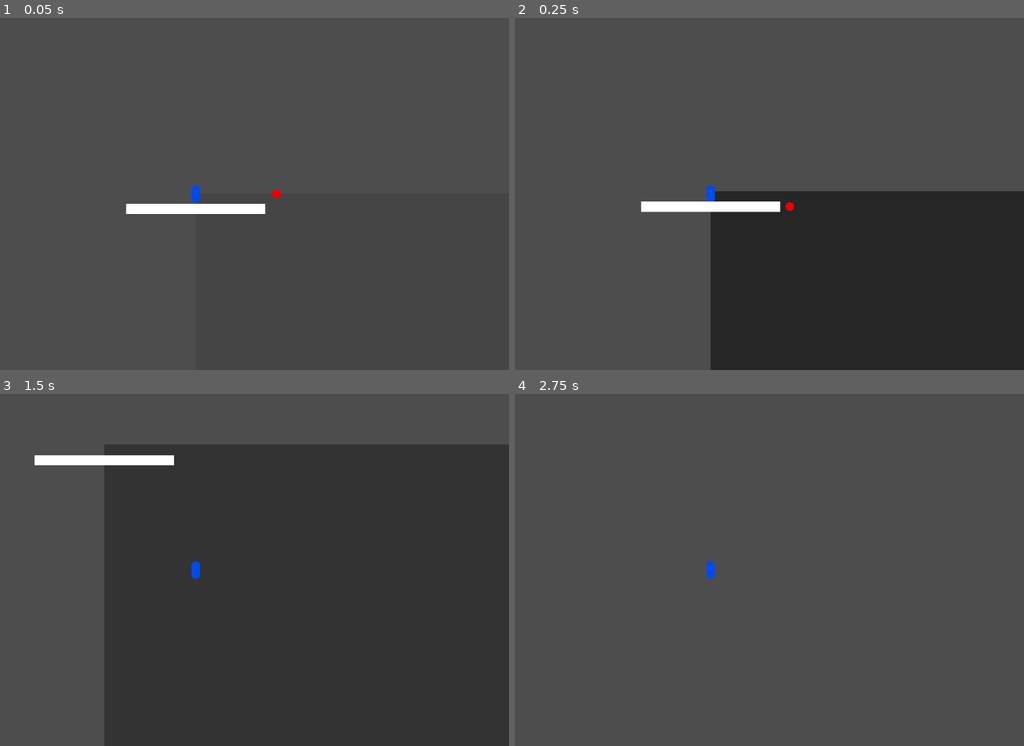
Above: before the commit, frames 1-4 (two rows, left to right).
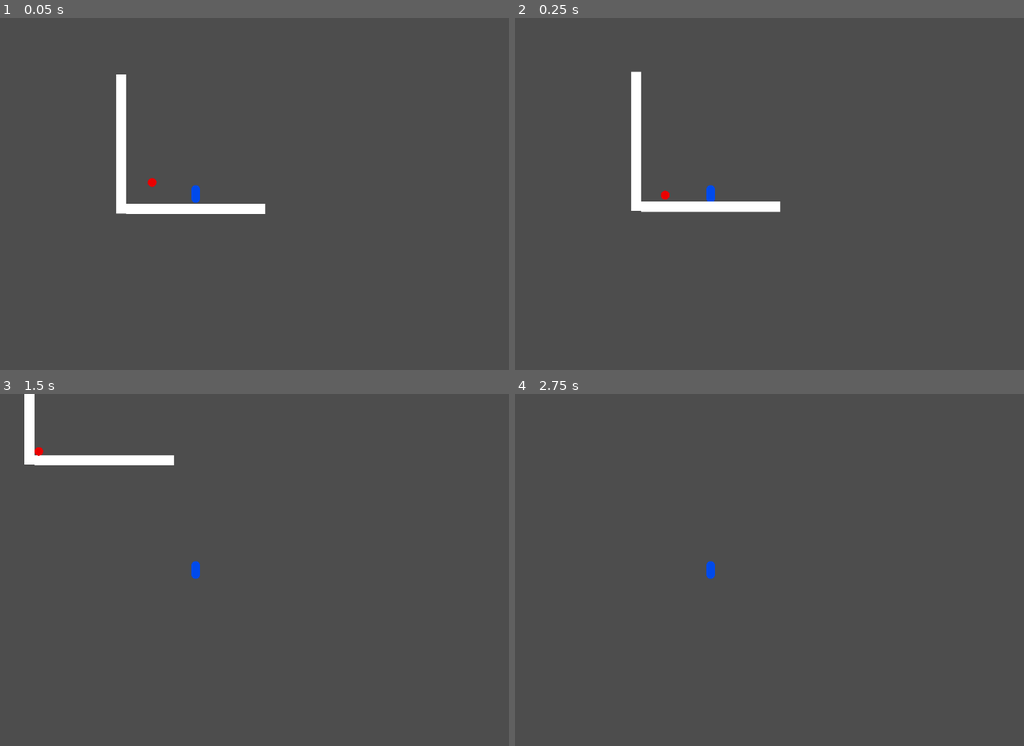
Above: after the commit, the same moments.

Repository: catloaf2048/TavernJam
Game: Godot game, scene res://Assets/Scene/Test.tscn
Two runs of this game, one before a commit and one after it. Both use one fixed random seed, a clock stepped at 60 frames per second and the inputs below.
Inputs (mouse positions are in pixels of both pictures, inside the frame that each line leads up to):
- Up to frame 1 (0.05 s): no input
- Up to frame 2 (0.25 s): no input
- Up to frame 3 (1.5 s): tap Enter (ui_accept) at 0.5, 0.77 s; move the mouse to (335, 552) at 0.52 s; hold Right (ui_right) 0.53-1.28 s; click (335, 552) at 0.6 s; move the mouse to (71, 587) at 1.27 s; hold Left (ui_left) from 1.28 s (still down); click (71, 587) at 1.35 s
- Up to frame 4 (2.75 s): tap Enter (ui_accept) at 1.52, 2 s; move the mouse to (774, 492) at 2.02 s; release Left (ui_left) at 2.03 s; hold Right (ui_right) from 2.03 s (still down); click (774, 492) at 2.1 s

The runs differ from the first frame. In frame 1, 0.9% of the frame differs, in the area x 22-56%, y 16-56%; in frame 2, 32%; in frame 3, 68%, in the area x 4-100%, y 0-100%; in frame 4, nothing differs.

Commit message:
Updated death cutscene stuff.

Diff:
--- a/Assets/Scene/Cutscene/DeathCutscene.tscn
+++ b/Assets/Scene/Cutscene/DeathCutscene.tscn
@@ -57,3 +57,9 @@
 grow_horizontal = 2
 grow_vertical = 2
 color = Color(0, 0, 0, 0)
+
+[node name="ColorRect2" type="ColorRect" parent="." unique_id=1075293032]
+visible = false
+layout_mode = 0
+offset_right = 40.0
+offset_bottom = 40.0
--- a/Assets/Scene/Test.tscn
+++ b/Assets/Scene/Test.tscn
@@ -15,12 +15,13 @@
 [sub_resource type="GradientTexture1D" id="GradientTexture1D_jiiil"]
 gradient = SubResource("Gradient_4peif")
 
-[node name="GameManager" type="Node" unique_id=292124961 node_paths=PackedStringArray("player", "deathCutscene")]
+[node name="GameManager" type="Node" unique_id=292124961 node_paths=PackedStringArray("player", "uiMan")]
 script = ExtResource("1_ta6dp")
 player = NodePath("Player")
-deathCutscene = NodePath("DeathCutscene")
+deathCutscene = ExtResource("2_cjjan")
+uiMan = NodePath("CanvasLayer")
 
-[node name="DeathCutscene" parent="." unique_id=1339516340 instance=ExtResource("2_cjjan")]
+[node name="CanvasLayer" type="CanvasLayer" parent="." unique_id=550320231]
 
 [node name="Player" parent="." unique_id=1999478232 instance=ExtResource("1_4peif")]
 
@@ -37,5 +38,19 @@
 scale = Vector2(1, 18.5)
 texture = SubResource("GradientTexture1D_jiiil")
 
-[node name="RigidBody2D" parent="." unique_id=1111096365 instance=ExtResource("2_jiiil")]
-position = Vector2(149, 0)
+[node name="Foe" parent="." unique_id=1111096365 instance=ExtResource("2_jiiil")]
+position = Vector2(-80, -21)
+
+[node name="StaticBody2D2" type="StaticBody2D" parent="." unique_id=1967671540 groups=["Ground"]]
+
+[node name="Sprite2D" type="Sprite2D" parent="StaticBody2D2" unique_id=569060006]
+position = Vector2(-137.2, -91.2)
+rotation = 1.5707964
+scale = Vector2(1, 18.5)
+texture = SubResource("GradientTexture1D_jiiil")
+
+[node name="CollisionPolygon2D" type="CollisionPolygon2D" parent="StaticBody2D2" unique_id=480001945]
+position = Vector2(-137.2, -91.2)
+rotation = 1.5707964
+scale = Vector2(1, 18.5)
+polygon = PackedVector2Array(-128, -0.5, -128, 0.5, 128, 0.5, 128, -0.5)
--- a/src/GDScript/GameManager.gd
+++ b/src/GDScript/GameManager.gd
@@ -2,15 +2,14 @@
 extends Node
 
 @export var player:PlayerController;
-@export var deathCutscene:Control;
+@export var deathCutscene:PackedScene;
+@export var uiMan:CanvasLayer
+
+var deathCutsceneNode:Node;
 
 # Called when the node enters the scene tree for the first time.
 func _ready() -> void:
 	player.playerDied.connect(playerDied);
-
-	var anim = deathCutscene.get_child(0) as AnimationPlayer;
-	var animDone = func(): remove_child(deathCutscene);
-	anim.animation_finished.connect(animDone);
 	pass; # Replace with function body.
 
 
@@ -19,5 +18,10 @@
 	pass;
 
 func playerDied():
-	add_child(deathCutscene);
+	deathCutsceneNode = deathCutscene.instantiate();
+
+	var anim = deathCutsceneNode.get_child(0) as AnimationPlayer;
+	var animDone = func(unused): deathCutsceneNode.queue_free();
+	anim.animation_finished.connect(animDone);
+	uiMan.add_child(deathCutsceneNode);
 	pass;
--- a/src/GDScript/PlayerController.gd
+++ b/src/GDScript/PlayerController.gd
@@ -13,11 +13,13 @@
 
 var startPos:Vector2;
 
-var hp:int = maxHp;
+var hp:int;
 var canAtk:bool;
+var respawnQueued:bool = true;
 
 func _ready() -> void:
 	startPos=position;
+	hp=maxHp;
 
 	var bla:Callable = func ():
 		canAtk=true;
@@ -28,6 +30,12 @@
 	pass;
 
 func _physics_process(delta: float) -> void:
+	if respawnQueued:
+		position=startPos;
+		linear_velocity=Vector2.ZERO;
+		respawnQueued=false;
+		return;
+
 	# Add the gravity.
 	var ground:bool = false;
 	for x in groundCheck.get_overlapping_bodies():
@@ -60,11 +68,11 @@
 
 func Damage():
 	hp-=1;
-	if hp < maxHp: OnDeath();
+	if hp < 0: OnDeath();
 	pass;
 
 func OnDeath():
 	hp = maxHp;
+	respawnQueued=true;
 	playerDied.emit();
-	position=startPos;
 	pass;
